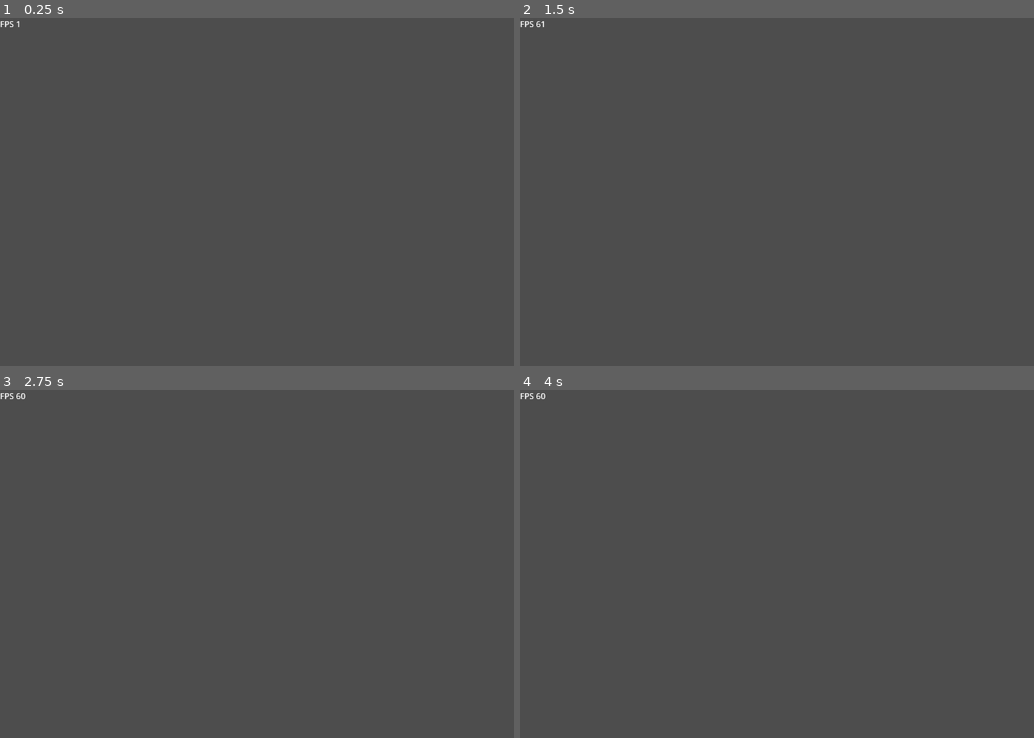
Above: before the commit, frames 1-4 (two rows, left to right).
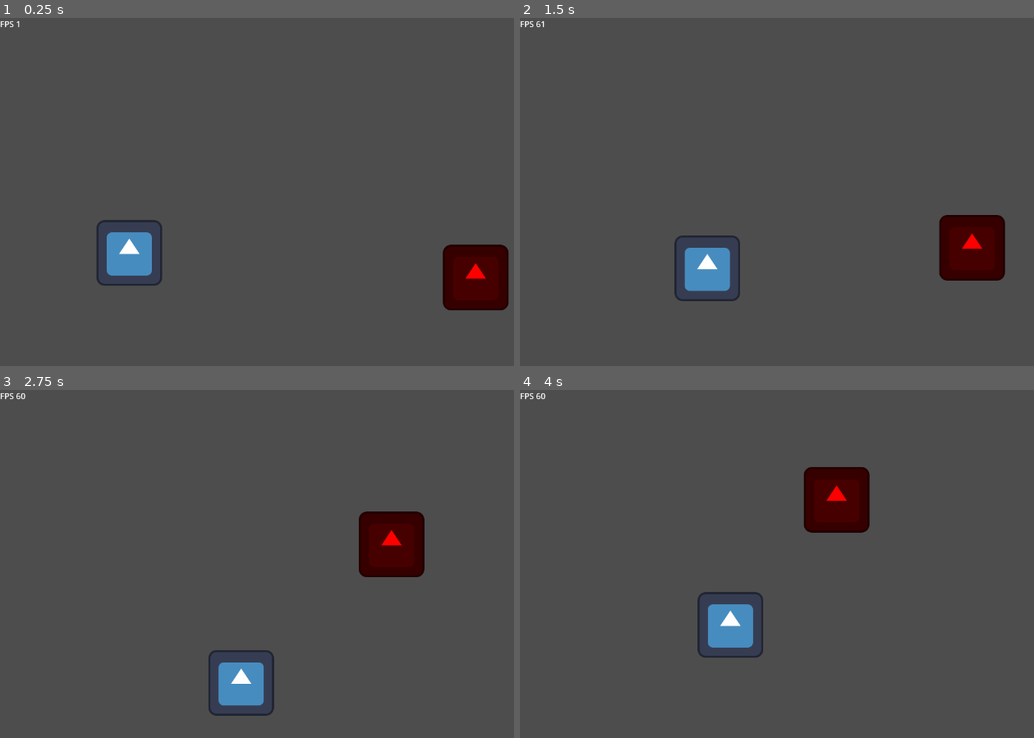
Above: after the commit, the same moments.

Repository: Snayff/nqp3
Game: Godot game, scene res://scenes/stages/commander_test/comander_test.tscn
Same seed, same stepped clock (60 frames per second), same inputs: the game is played once before the commit and once after it. This scene is started directly instead of the project's main scene.
Inputs:
- Up to frame 1 (0.25 s): no input
- Up to frame 2 (1.5 s): tap Enter at 0.5 s; hold D (move_right) 0.53-1.28 s; hold S (move_down) from 1.28 s (still down)
- Up to frame 3 (2.75 s): release S (move_down) at 2.03 s; hold D (move_right) from 2.03 s (still down)
- Up to frame 4 (4 s): release D (move_right) at 2.78 s; hold W (move_up) 2.78-3.53 s; hold A (move_left) from 3.53 s (still down)

The runs differ from the first frame. In frame 1, 3.8% of the frame differs, in the area x 18-99%, y 58-84%; in frame 2, 3.8%, in the area x 30-95%, y 56-82%; in frame 3, 3.8%; in frame 4, 3.8%.
Error before the commit: Parse Error: Could not parse global class "StateMachine" from "res://scripts/components/state_machine.gd". (res://scenes/entities/actor/actor.gd:51)

Commit message:
added uid to state machine, renamed build methods to create in factory

Diff:
--- a/scripts/components/state_machine.gd
+++ b/scripts/components/state_machine.gd
@@ -1,6 +1,7 @@
 class_name StateMachine extends Node
 ## the state machine that controls what state the assigned entity is in
 
+var uid : int
 var current_state : BaseState:
 	get:
 		if _current_state_id:
@@ -13,6 +14,12 @@
 var _states : Dictionary = {}   # {str, BaseState}
 
 func _init(states: Array[Constants.ActorState]) -> void:
+	uid = Utility.generate_id()
+
 	for state in states:
 		var uid = Utility.generate_id()
-		_states[] Factory._create_state(state)
+		_states[uid] = Factory._create_state(state)
+
+		# if we dont have a current state, use this one
+		if not _current_state_id:
+			_current_state_id = uid
--- a/scripts/globals/factory.gd
+++ b/scripts/globals/factory.gd
@@ -55,13 +55,13 @@
 	instance.ai.set_name("AI")
 	instance.add_child(instance.ai)
 
-	instance.stats = _build_actor_stats(unit_data)
+	instance.stats = _create_actor_stats(unit_data)
 	instance.stats.set_name("Stats")
 	instance.add_child(instance.stats)
 
-	instance.animated_sprite.sprite_frames = _build_actor_sprite_frame(name_)
-
-	instance.status_effects = _build_actor_status_effects()
+	instance.animated_sprite.sprite_frames = _create_actor_sprite_frame(name_)
+
+	instance.status_effects = _create_actor_status_effects()
 	instance.status_effects.set_name("StatusEffects")
 	instance.add_child(instance.status_effects)
 
@@ -98,9 +98,9 @@
 
 	instance.uid = Utility.generate_id()
 	instance.ai = ActorAI.new(instance)
-	instance.stats = _build_actor_stats(unit_data)
-	instance.animated_sprite.sprite_frames = _build_actor_sprite_frame(name_)
-	instance.status_effects = _build_actor_status_effects()
+	instance.stats = _create_actor_stats(unit_data)
+	instance.animated_sprite.sprite_frames = _create_actor_sprite_frame(name_)
+	instance.status_effects = _create_actor_status_effects()
 	instance = _add_actor_actions(instance, unit_data)
 	instance._cast_timer = _add_cast_timer(instance)
 
@@ -120,7 +120,7 @@
 	return instance
 
 
-func _build_actor_stats(unit_data: Dictionary) -> ActorStats:
+func _create_actor_stats(unit_data: Dictionary) -> ActorStats:
 	var stats = ActorStats.new()
 
 	stats.max_health = unit_data["max_health"]
@@ -146,7 +146,7 @@
 	return stats
 
 
-func _build_actor_sprite_frame(unit_name: String) -> SpriteFrames:
+func _create_actor_sprite_frame(unit_name: String) -> SpriteFrames:
 	var anim_names : Array = Constants.ActorAnimationType.keys()
 	var sprite_frames : SpriteFrames = SpriteFrames.new()
 
@@ -157,7 +157,7 @@
 	return sprite_frames
 
 
-func _build_actor_status_effects() -> ActorStatusEffects:
+func _create_actor_status_effects() -> ActorStatusEffects:
 	var status_effects = ActorStatusEffects.new()
 	return status_effects
 
